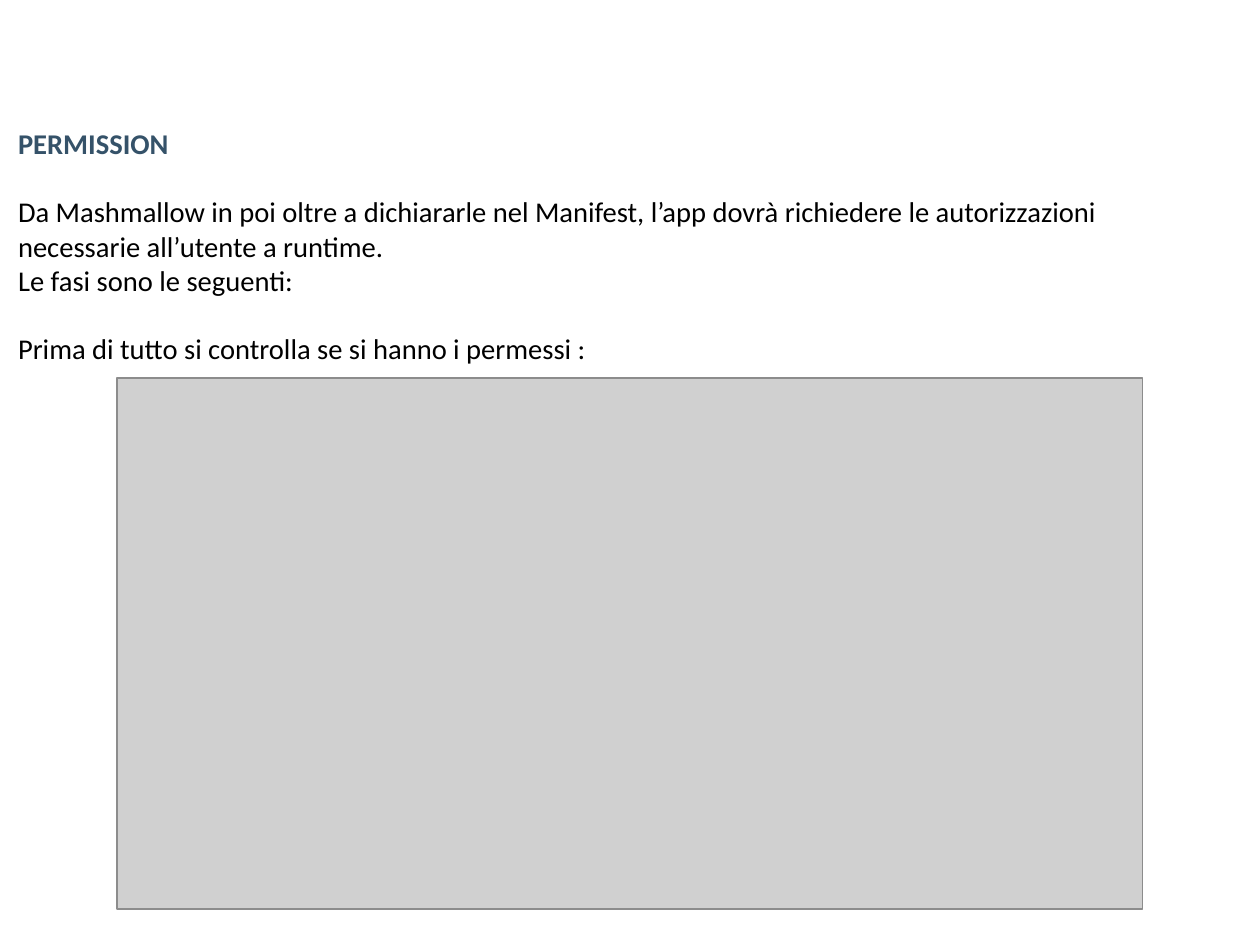
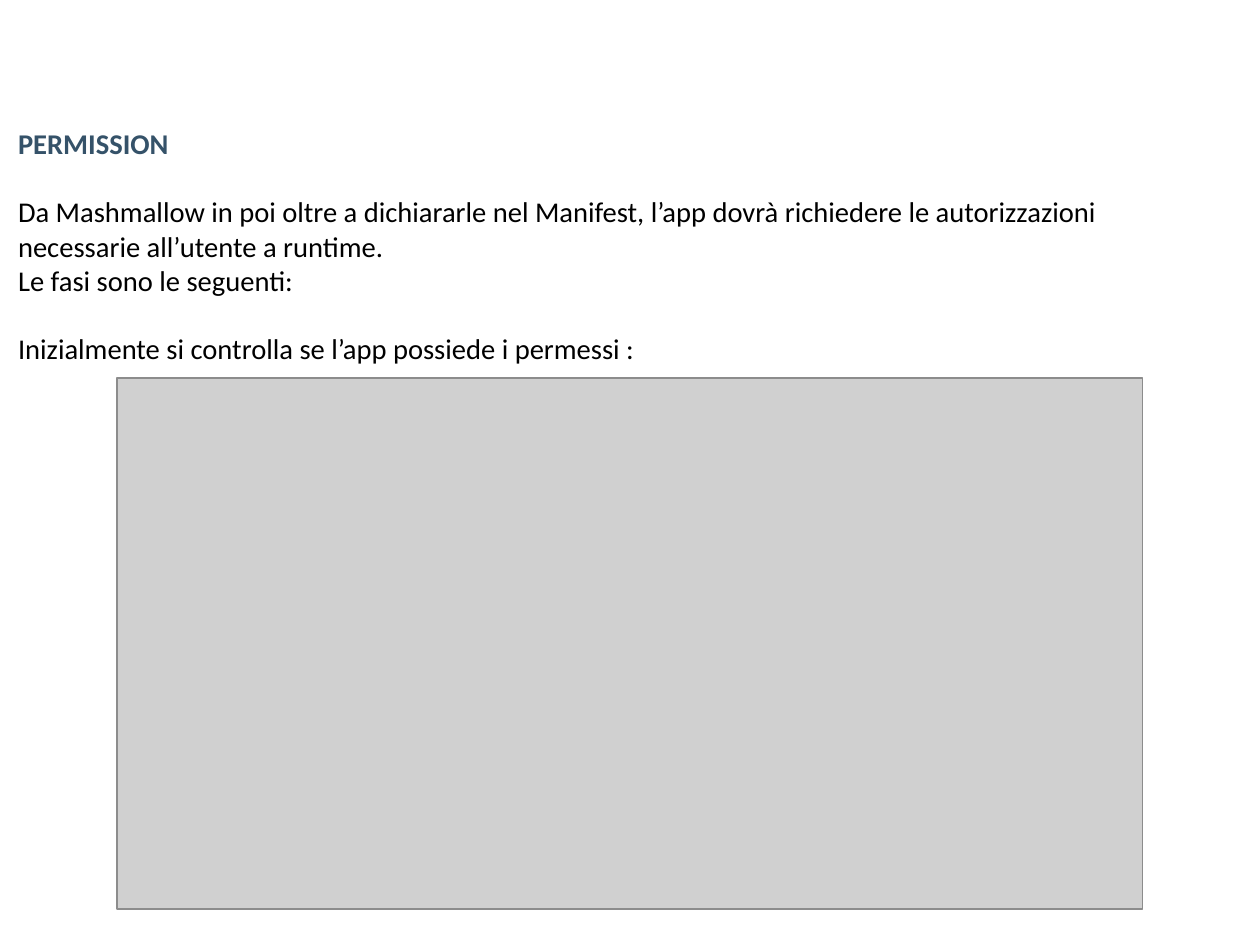
Before and after one commit to 0088024/Wallpaper_v4, a slide deck: slide 8 of ESONERO_WALLPAPERS_FPR-IOL2018.odp (slide 9 before the commit). Drawn at 1260x945 pixels with LibreOffice and Linux fonts; fonts in the diff are those of the drawing; grey boxes stand for pictures; background and template pictures are left out. Boxes give left, top, right and bottom in pixels: in the first picture for what was removed or moved away, otherwise in the second. Text is boxed around its words. In the diff, an @@ line names an element or a change of style, - is before the commit and + after.

```diff
--- a/ESONERO_WALLPAPERS_FPR-IOL2018.odp
+++ b/ESONERO_WALLPAPERS_FPR-IOL2018.odp
@@ subtitle at [18, 339, 620, 364]: text changed @@
-Prima di tutto si controlla se si hanno i permessi :
+Inizialmente si controlla se l’app possiede i permessi :
```
Also in this commit, not shown: 2 slides added, 2 slides removed.
